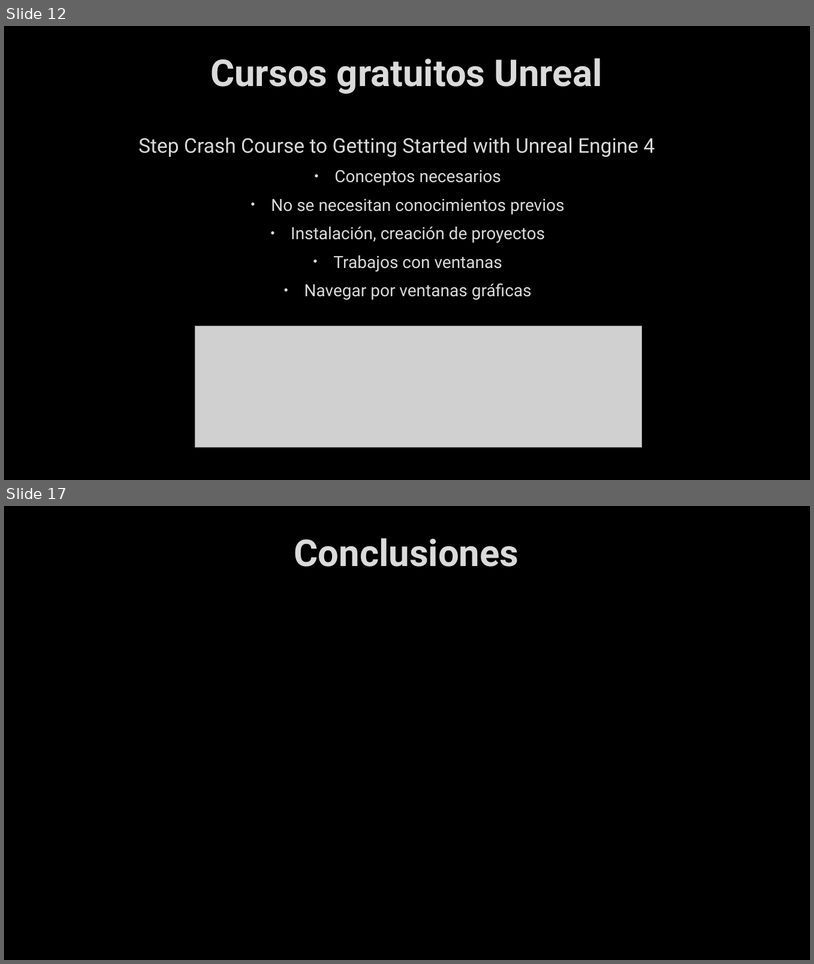
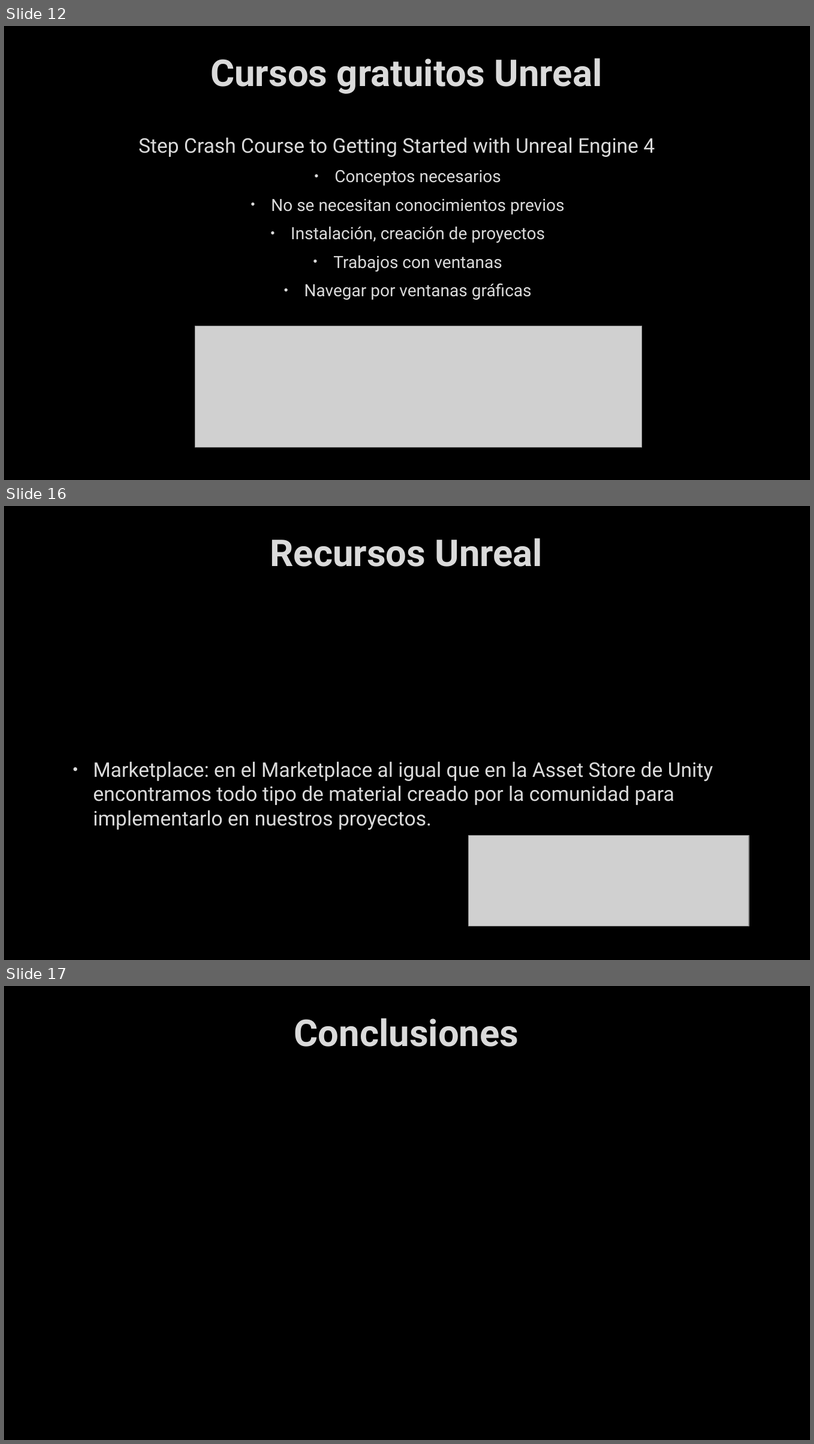
Before and after one commit to laiapc/TG1, a slide deck: Presentación TG1.pptx. Shown one above the other, each under a label of ours: slides 12 and 17 before the commit, slides 12, 16 and 17 after it; the slides between them are not shown. The pictures are 814x964 and 814x1444 pixels, drawn with LibreOffice and Linux fonts; fonts in the diff are those of the drawing; grey boxes stand for pictures; background and template pictures are left out. Boxes give left, top, right and bottom in pixels: in the first picture for what was removed or moved away, otherwise in the second. Text is boxed around its words. In the diff, an @@ line names an element or a change of style, - is before the commit and + after.

```diff
--- a/Presentación TG1.pptx
+++ b/Presentación TG1.pptx
@@ slide 16 added at bbox=[4, 506, 810, 960], background picture (left out) @@
@@ title added at bbox=[270, 538, 543, 567], 44 pt, text #DADADA, bold @@
+Recursos Unreal
@@ text added at bbox=[93, 761, 713, 829], 24 pt, text #DADADA @@
+• Marketplace: en el Marketplace al igual que en la Asset Store de Unity encontramos todo tipo de material creado por la comunidad para implementarlo en nuestros proyectos.
@@ picture added at bbox=[469, 835, 750, 927] @@
```
Also in this commit, not shown: 5 slides changed, 1 other slide added, 2 slides removed, 1 other file.
